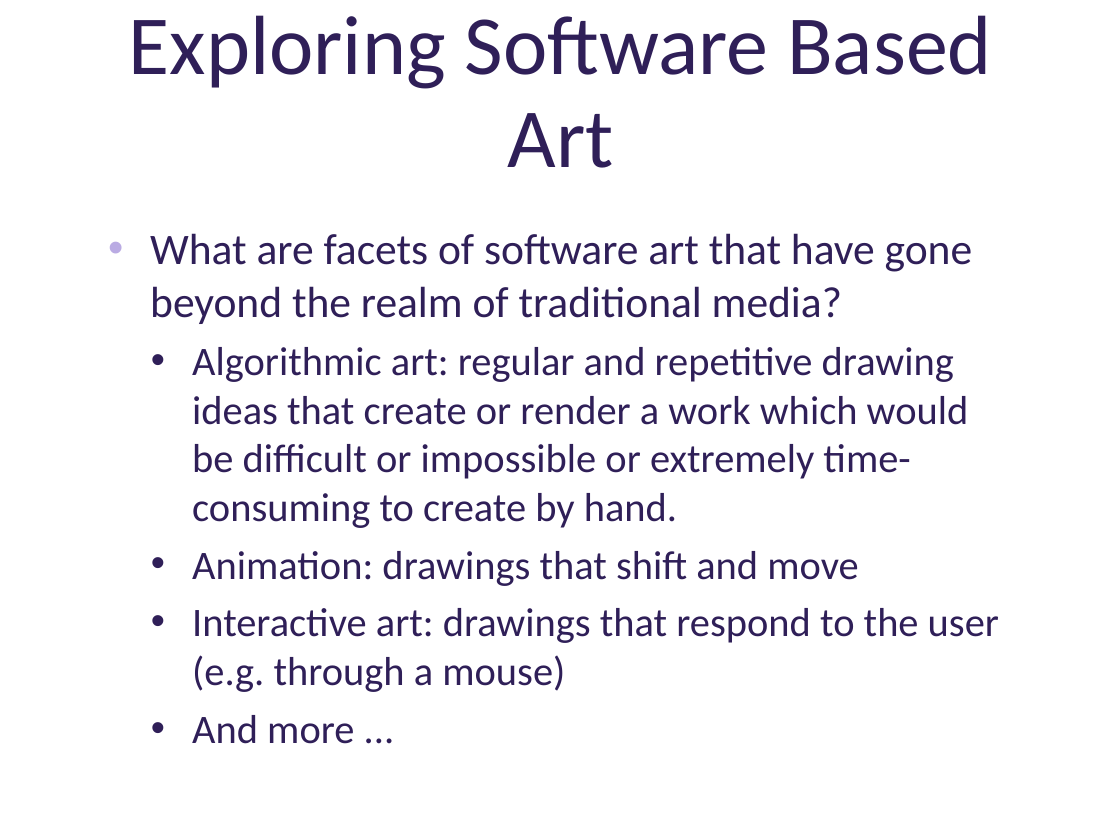
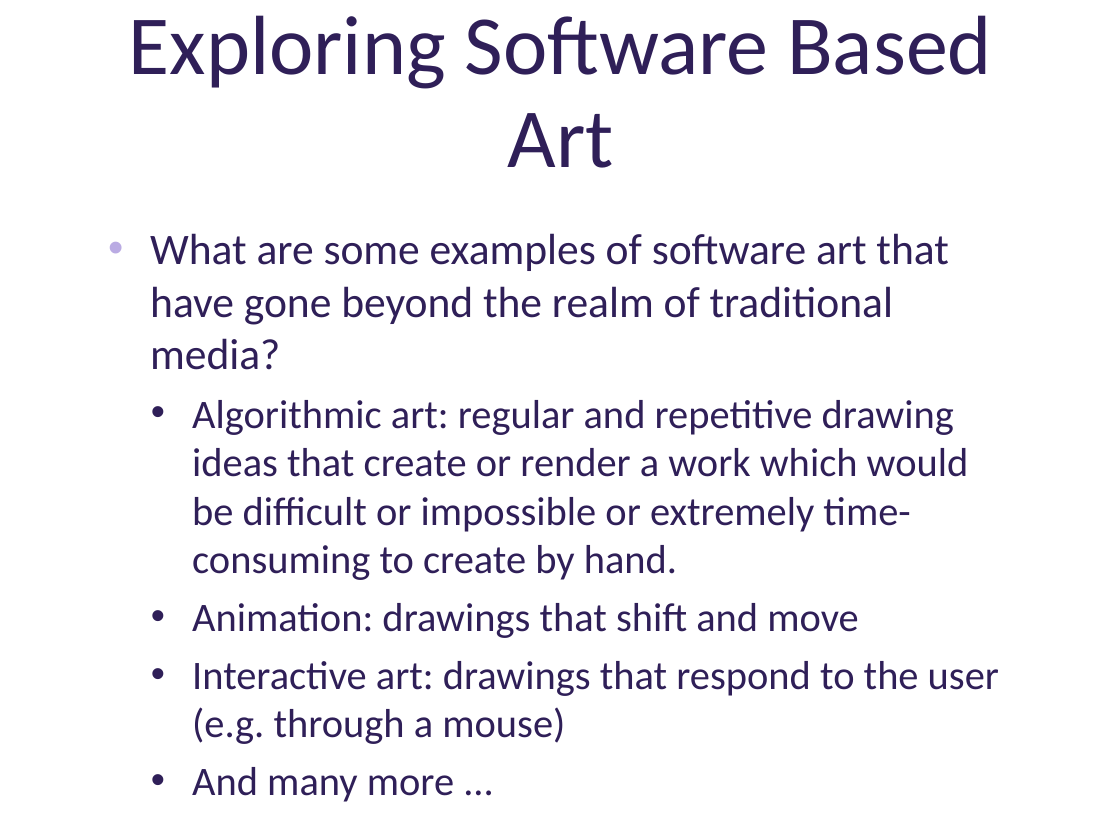
Before and after one commit to deenaengel/TF3_ProcessingSlides, a slide deck: slide 25 of Processing_Presentation_TF3_DE_notes.pptx. Drawn at 1120x840 pixels with LibreOffice and Linux fonts; fonts in the diff are those of the drawing; background and template pictures are left out. Boxes give left, top, right and bottom in pixels: in the first picture for what was removed or moved away, otherwise in the second. Text is boxed around its words. In the diff, an @@ line names an element or a change of style, - is before the commit and + after.

```diff
--- a/Processing_Presentation_TF3_DE_notes.pptx
+++ b/Processing_Presentation_TF3_DE_notes.pptx
@@ text at (150, 233, 948, 370): text changed @@
-• What are facets of software art that have gone beyond the realm of traditional media?
+• What are some examples of software art that have gone beyond the realm of traditional media?
@@ text at (192, 767, 454, 802): text changed @@
-  • And more ...
+  • And many more ...
```
Also in this commit, not shown: 3 other slides changed.
